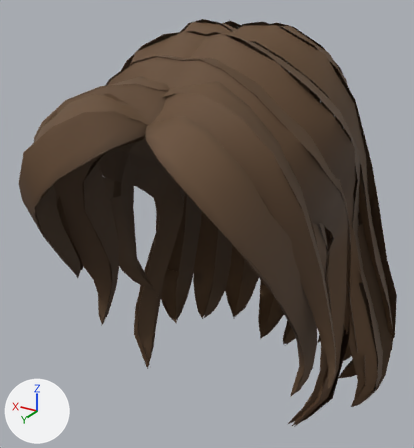
The glTF model art/hair/long.char.player.glb as it was, and as the next commit left it.
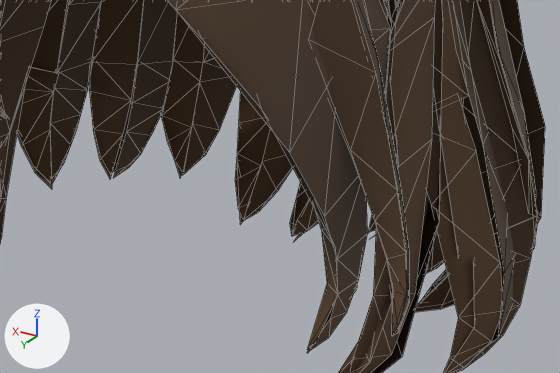
Old and new are each drawn whole from a 50 mm lens placed at (-0.179, 0.369, 1.801), pointed at (0.018, 0.04, 1.637) and again close up on the part from 37% to 97% of the width and 53% to 91% of the height. Every picture has the same lights, and +X, +Y and +Z are marked at lower left. The first two pictures are the older version. The close-ups show mesh edges as thin lines. Vertices at exactly the same position are counted once.

Before the edit, the objects in view are built like this:
```python
me_hair = bpy.data.meshes.new('hair')
me_hair.from_pydata(...)  # 1680 vertices, 1490 faces; spans x -0.112..0.112, y -0.107..0.17, z 1.487..1.777
me_hair.materials.append(mat_hair)
# before: 507 (0.089, -0.051, 1.528) at pixel (89, 91), 582 (0.063, -0.073, 1.516) at pixel (163, 108), 584 (0.063, -0.072, 1.516) at pixel (163, 109), 688 (0.065, -0.046, 1.5) at pixel (128, 165), 690 (0.074, -0.037, 1.506) at pixel (100, 156)
# before: 691 (0.072, -0.043, 1.501), 692 (0.073, -0.045, 1.5), 694 (0.065, -0.057, 1.502) at pixel (142, 150), 696 (0.069, -0.051, 1.513) at pixel (126, 131), 699 (0.078, -0.056, 1.505)
# before: 700 (0.064, -0.064, 1.506) at pixel (151, 135), 701 (0.079, -0.058, 1.507), 703 (0.069, -0.056, 1.525) at pixel (132, 102), 704 (0.082, -0.072, 1.525), 705 (0.081, -0.066, 1.515)
# before: 756 (0.062, -0.076, 1.529), 849 (0.067, -0.057, 1.546)
# before: 238 (-0.067, -0.032, 1.501), 239 (-0.068, -0.033, 1.502), 242 (-0.066, -0.043, 1.501), 244 (-0.074, -0.035, 1.507) at pixel (434, 266), 245 (-0.074, -0.034, 1.505) at pixel (431, 270)
# before: 246 (-0.072, -0.041, 1.502), 247 (-0.073, -0.043, 1.501) at pixel (436, 268), 250 (-0.07, -0.047, 1.513), 252 (-0.084, -0.045, 1.515), 253 (-0.083, -0.043, 1.513)
ob_hair = bpy.data.objects.new('hair', me_hair)
ob_hair.location = (0.0, 0.0, 0.0)
```
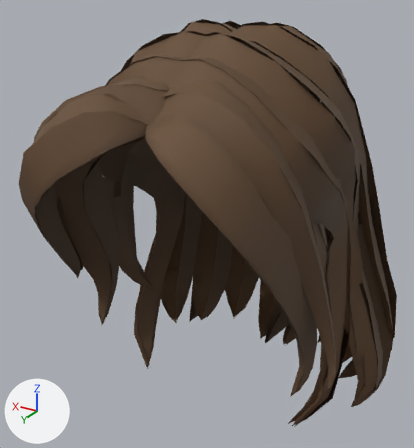
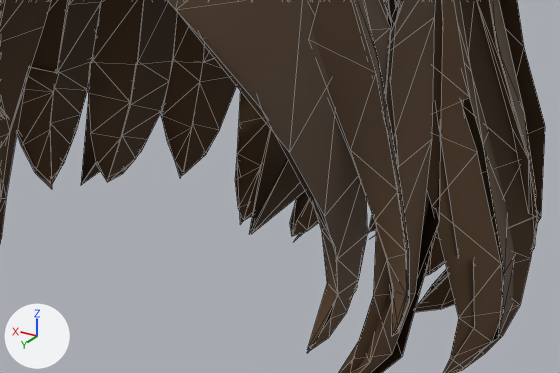
The change, as JSON lines over the scene's bpy script:
```json
{"block": "me_hair", "where": "me_hair.from_pydata(...)  # 1680 vertices, 1490 faces; spans x -0.112..0.112, y -0.107..0.17, z 1.487..1.777"}
{"block": "me_hair", "where": "# used by ob_hair; location = (0.0, 0.0, 0.0)"}
{"block": "me_hair", "change": "me_hair part 1: the loose piece of 8 vertices spanning x 0.067..0.088, y -0.057..-0.033, z 1.5..1.547 is moved by (0.0, 0.002, 0.0)"}
{"block": "me_hair", "change": "me_hair part 2"}
{"op": "add", "block": "me_hair", "code": "for i in [507, 584, 703, 704, 705, 756, 849]: me_hair.vertices[i].co += Vector((0.0, 0.001, 0.0))"}
{"op": "add", "block": "me_hair", "code": "for i in [582, 694, 699, 701]: me_hair.vertices[i].co += Vector((0.0, 0.002, 0.0))"}
{"op": "add", "block": "me_hair", "code": "for i in [690, 691, 692]: me_hair.vertices[i].co += Vector((0.0, 0.003, -0.001))"}
{"op": "add", "block": "me_hair", "code": "for i in [688, 696, 700]: me_hair.vertices[i].co += Vector((0.0, 0.003, 0.0))"}
{"op": "set", "path": "me_hair.vertices[683].co", "old": "(0.067, -0.036, 1.502)", "new": "(0.067, -0.032, 1.501)", "note": "pixel (113, 171) -> pixel (108, 176)"}
{"op": "set", "path": "me_hair.vertices[685].co", "old": "(0.066, -0.034, 1.5)", "new": "(0.067, -0.03, 1.5)", "note": "pixel (113, 178) -> pixel (107, 182)"}
{"op": "set", "path": "me_hair.vertices[686].co", "old": "(0.067, -0.034, 1.501)", "new": "(0.067, -0.031, 1.5)", "note": "pixel (111, 175) -> pixel (107, 181)"}
{"op": "set", "path": "me_hair.vertices[687].co", "old": "(0.065, -0.045, 1.5)", "new": "(0.065, -0.04, 1.499)", "note": "pixel (129, 167) -> pixel (122, 173)"}
{"op": "set", "path": "me_hair.vertices[693].co", "old": "(0.064, -0.055, 1.502)", "new": "(0.065, -0.051, 1.501)", "note": "pixel (141, 153) -> pixel (135, 158)"}
{"op": "set", "path": "me_hair.vertices[698].co", "old": "(0.084, -0.047, 1.515)", "new": "(0.079, -0.028, 1.495)", "note": "pixel (92, 123) -> pixel (80, 185)"}
{"block": "me_hair", "change": "me_hair part 3"}
{"op": "add", "block": "me_hair", "code": "for i in [238, 244, 245, 247, 250, 252, 253]: me_hair.vertices[i].co += Vector((0.0, 0.001, -0.001))"}
{"op": "add", "block": "me_hair", "code": "for i in [239, 242, 246]: me_hair.vertices[i].co += Vector((0.001, 0.001, -0.001))"}
{"op": "set", "path": "me_hair.vertices[129].co", "old": "(-0.068, -0.078, 1.549)", "new": "(-0.055, -0.029, 1.501)"}
{"op": "set", "path": "me_hair.vertices[248].co", "old": "(-0.065, -0.055, 1.503)", "new": "(-0.064, -0.055, 1.502)"}
{"block": "me_hair", "change": "me_hair part 4"}
{"op": "set", "path": "me_hair.vertices[201].co", "old": "(0.0, -0.086, 1.507)", "new": "(0.001, -0.036, 1.493)", "note": "not seen -> pixel (251, 234)"}
{"op": "set", "path": "me_hair.vertices[202].co", "old": "(0.001, -0.087, 1.506)", "new": "(0.002, -0.036, 1.493)", "note": "not seen -> pixel (249, 234)"}
{"op": "set", "path": "me_hair.vertices[203].co", "old": "(0.0, -0.086, 1.507)", "new": "(0.001, -0.036, 1.493)", "note": "not seen -> pixel (251, 234)"}
```

Location of each change, [x1, y1, x2, y2] in pixels of the close-ups (560 x 373 px; the box of a moved part takes in the faces that stretch with it):
```json
{"part": 1, "of": "me_hair", "change": "moved or reshaped", "before": [89, 56, 137, 180], "after": [88, 62, 136, 181]}
{"part": 2, "of": "me_hair", "change": "moved or reshaped", "before": [113, 61, 173, 178], "after": [81, 61, 172, 185]}
{"part": 3, "of": "me_hair", "change": "moved or reshaped", "before": [426, 232, 445, 273], "after": [425, 229, 445, 276]}
{"part": 4, "of": "me_hair", "change": "moved or reshaped", "before": [262, 129, 293, 191], "after": [249, 129, 305, 234]}
```
